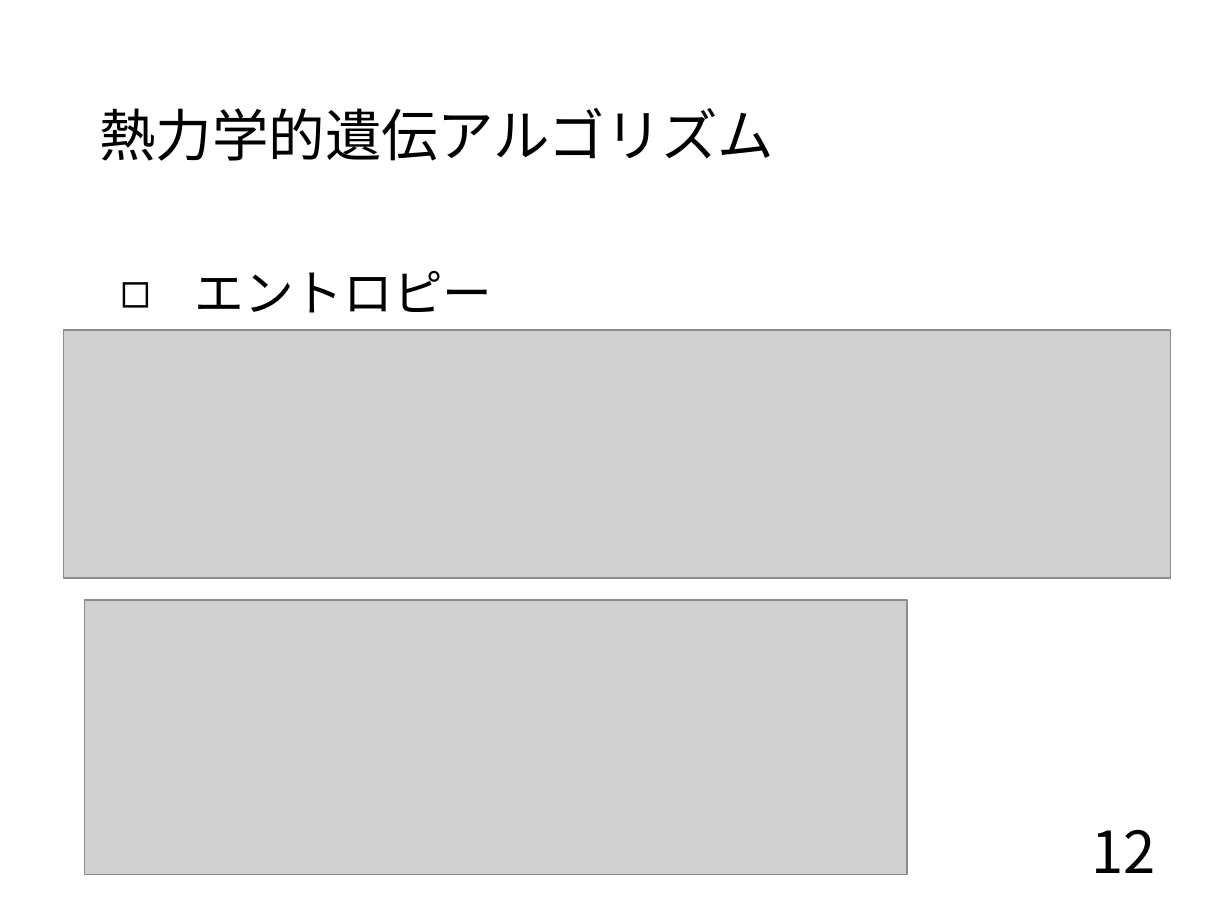
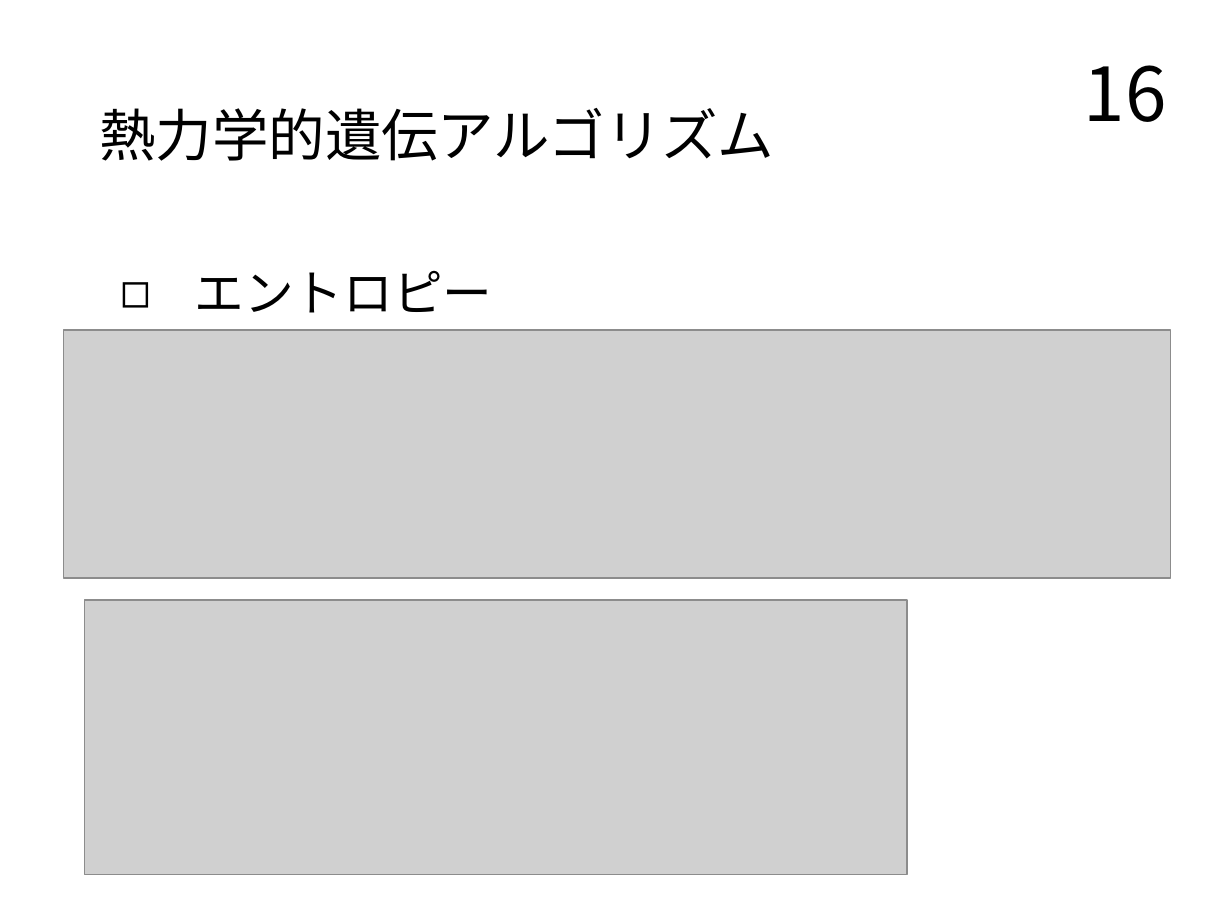
Before and after one commit to TairaTomotaka/kadai, a slide deck: slide 16 of prsn/20221129.pptx (slide 12 before the commit). Drawn at 1232x924 pixels with LibreOffice and Linux fonts; fonts in the diff are those of the drawing; grey boxes stand for pictures. Boxes give left, top, right and bottom in pixels: in the first picture for what was removed or moved away, otherwise in the second. Text is boxed around its words. In the diff, an @@ line names an element or a change of style, - is before the commit and + after.

```diff
--- a/prsn/20221129.pptx
+++ b/prsn/20221129.pptx
@@ page number added at [1084, 65, 1167, 122], 36 pt, text #000000 @@
+16
@@ page number removed at [1091, 829, 1155, 873] @@
-12
```
Also in this commit, not shown: 10 other slides changed, 13 slides added, 1 other file.
